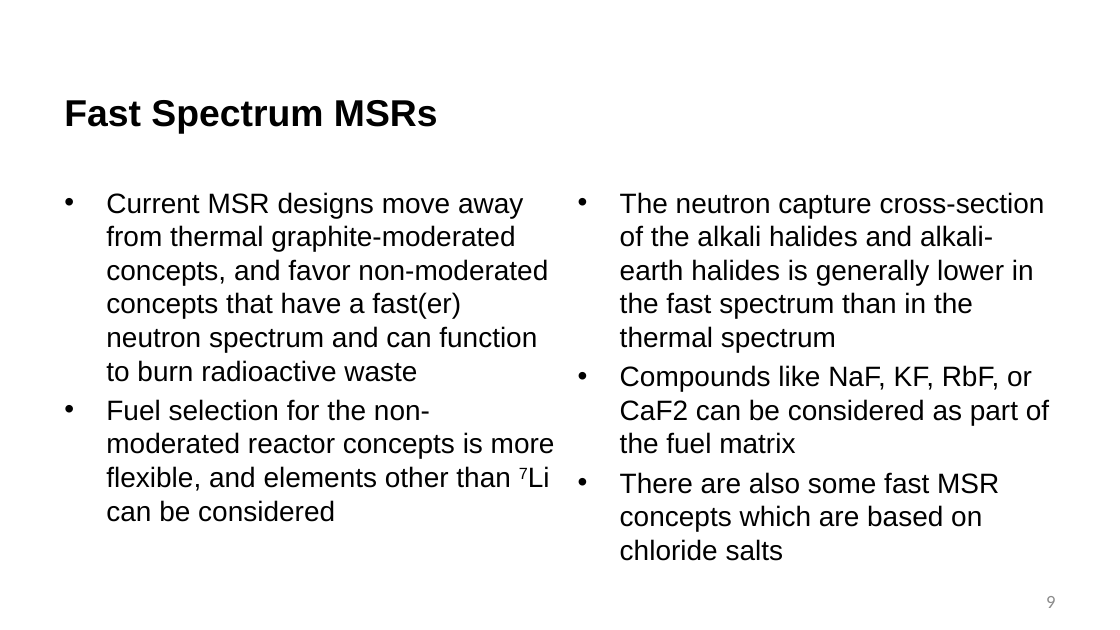
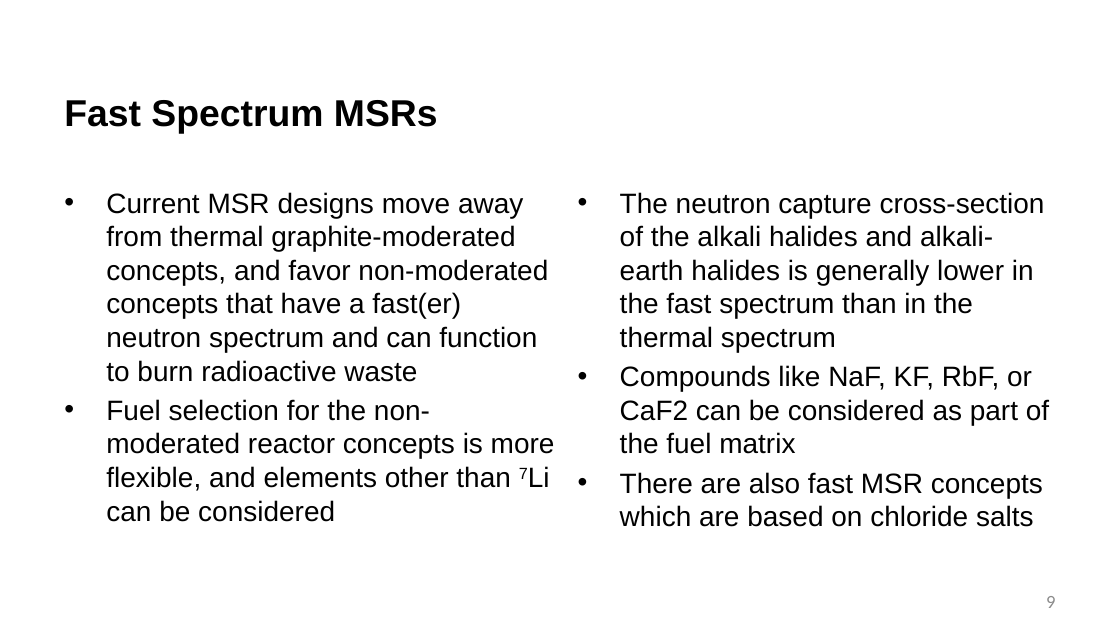
Before and after one commit to benbeeler/TEACHING, a slide deck: slide 9 of Advanced Reactor Materials/Fall2026/Lec14_MoltenSalts.pptx. Drawn at 1120x630 pixels with LibreOffice and Linux fonts; fonts in the diff are those of the drawing; background and template pictures are left out. Boxes give left, top, right and bottom in pixels: in the first picture for what was removed or moved away, otherwise in the second. Text is boxed around its words. In the diff, an @@ line names an element or a change of style, - is before the commit and + after.

```diff
--- a/Advanced Reactor Materials/Fall2026/Lec14_MoltenSalts.pptx
+++ b/Advanced Reactor Materials/Fall2026/Lec14_MoltenSalts.pptx
@@ text at (x1=620, y1=472, x2=1043, y2=527): text changed @@
-• There are also some fast MSR concepts which are based on chloride salts
+• There are also fast MSR concepts which are based on chloride salts
```
Also in this commit, not shown: 13 other slides changed, 1 slide added, 24 slides removed, 17 other files.
